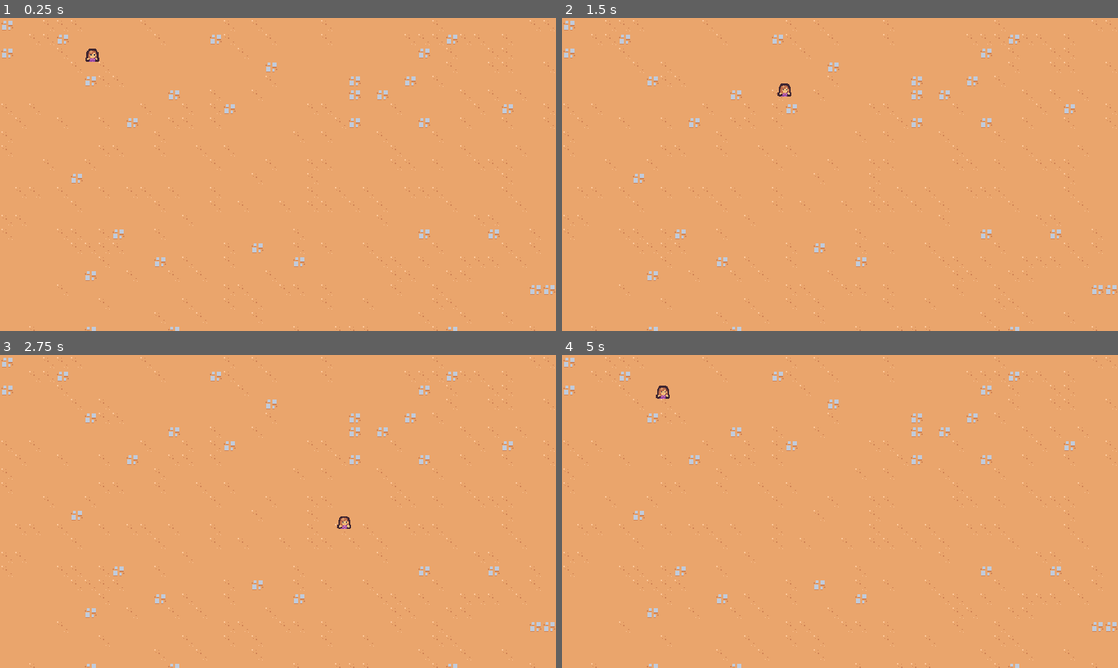
Above: before the commit, frames 1-4 (two rows, left to right).
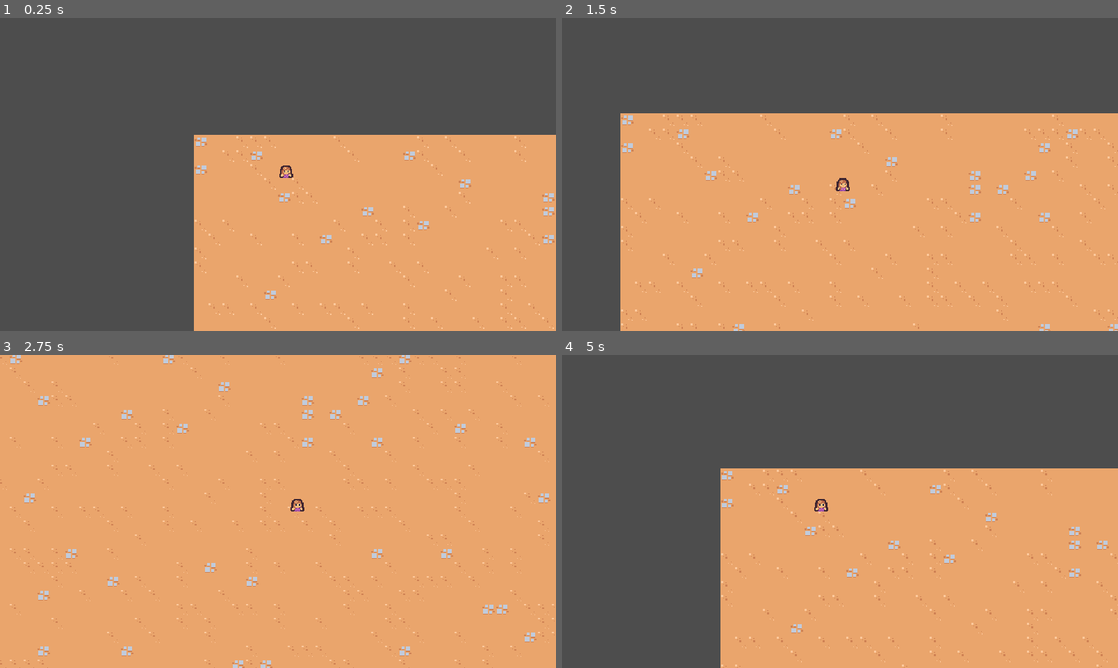
Above: after the commit, the same moments.

Repository: elliottdombrowski/udemy-godot-survivors
Game: Godot game, scene res://scenes/main/main.tscn
The game is run twice, just before and just after one commit, with the same random seed, the same clock (stepped at 60 frames per second) and the same inputs.
Inputs:
- Up to frame 1 (0.25 s): no input
- Up to frame 2 (1.5 s): hold D (move_right) 0.53-1.28 s; hold S (move_down) from 1.28 s (still down)
- Up to frame 3 (2.75 s): release S (move_down) at 2.03 s; hold D (move_right) from 2.03 s (still down)
- Up to frame 4 (5 s): release D (move_right) at 2.78 s; hold W (move_up) 2.78-3.53 s; hold A (move_left) from 3.53 s (still down)

The runs differ from the first frame. In frame 1, 61% of the frame differs, in the area x 0-100%, y 0-100%; in frame 2, 40%; in frame 3, 4.3%; in frame 4, 56%.

Commit message:
follow camera

Diff:
--- /dev/null
+++ b/scenes/game_camera/game_camera.gd
@@ -0,0 +1,21 @@
+extends Camera2D
+
+var target_position = Vector2.ZERO
+
+# Called when the node enters the scene tree for the first time.
+func _ready():
+	make_current() # Make camera -> current camera
+
+
+# Called every frame. 'delta' is the elapsed time since the previous frame.
+func _process(delta):
+	acquire_target()
+	global_position = global_position.lerp(target_position, 1.0 - exp(-delta * 10))
+
+
+func acquire_target():
+	# Get player's current pos
+	var player_nodes = get_tree().get_nodes_in_group("player") # Get current scene tree
+	if player_nodes.size() > 0:
+		var player = player_nodes[0] as Node2D
+		target_position = player.global_position
--- /dev/null
+++ b/scenes/game_camera/game_camera.tscn
@@ -0,0 +1,6 @@
+[gd_scene load_steps=2 format=3 uid="uid://cuh5qhes4bes7"]
+
+[ext_resource type="Script" path="res://scenes/game_camera/game_camera.gd" id="1_go2gc"]
+
+[node name="GameCamera" type="Camera2D"]
+script = ExtResource("1_go2gc")
--- a/scenes/main/main.tscn
+++ b/scenes/main/main.tscn
@@ -1,9 +1,12 @@
-[gd_scene load_steps=3 format=3 uid="uid://g62c32yain0u"]
+[gd_scene load_steps=4 format=3 uid="uid://g62c32yain0u"]
 
 [ext_resource type="PackedScene" uid="uid://bca5nwfosy8wq" path="res://scenes/player/player.tscn" id="1_73te4"]
 [ext_resource type="TileSet" uid="uid://b6j7nd3iofy0u" path="res://resources/tileset.tres" id="1_jw2qp"]
+[ext_resource type="PackedScene" uid="uid://cuh5qhes4bes7" path="res://scenes/game_camera/game_camera.tscn" id="1_kp14o"]
 
 [node name="Main" type="Node"]
+
+[node name="GameCamera" parent="." instance=ExtResource("1_kp14o")]
 
 [node name="TileMap" type="TileMap" parent="."]
 tile_set = ExtResource("1_jw2qp")
--- a/scenes/player/player.tscn
+++ b/scenes/player/player.tscn
@@ -6,7 +6,7 @@
 [sub_resource type="CircleShape2D" id="CircleShape2D_i3piv"]
 radius = 5.0
 
-[node name="Player" type="CharacterBody2D"]
+[node name="Player" type="CharacterBody2D" groups=["player"]]
 script = ExtResource("1_wnqec")
 
 [node name="Sprite2D" type="Sprite2D" parent="."]
